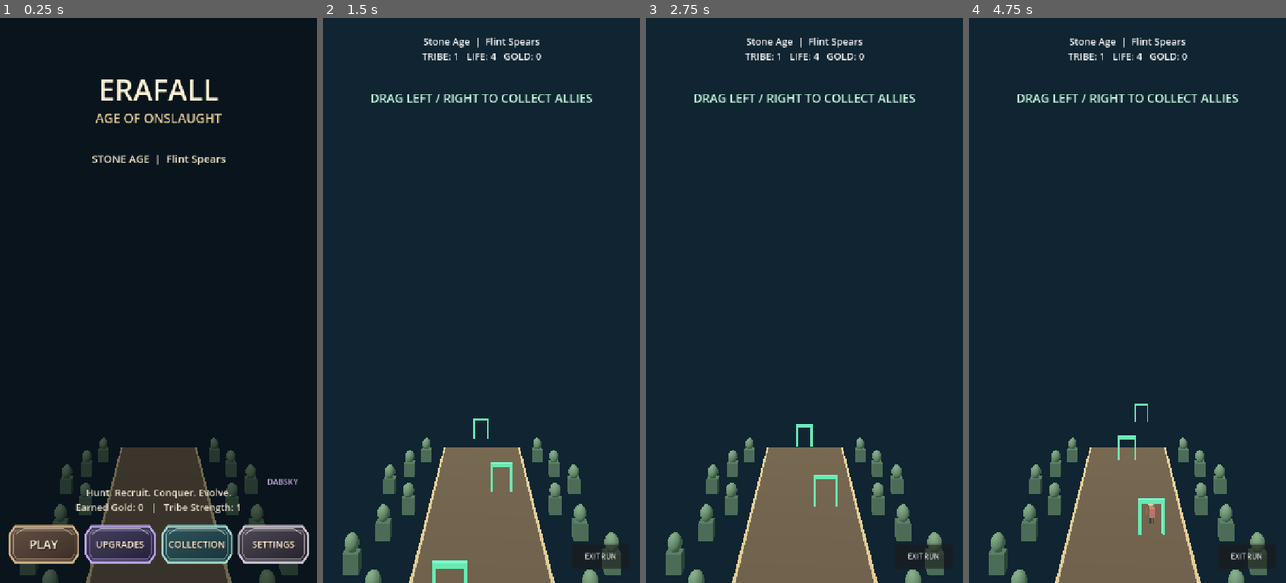
Above: before the commit, frames 1-4 (left to right).
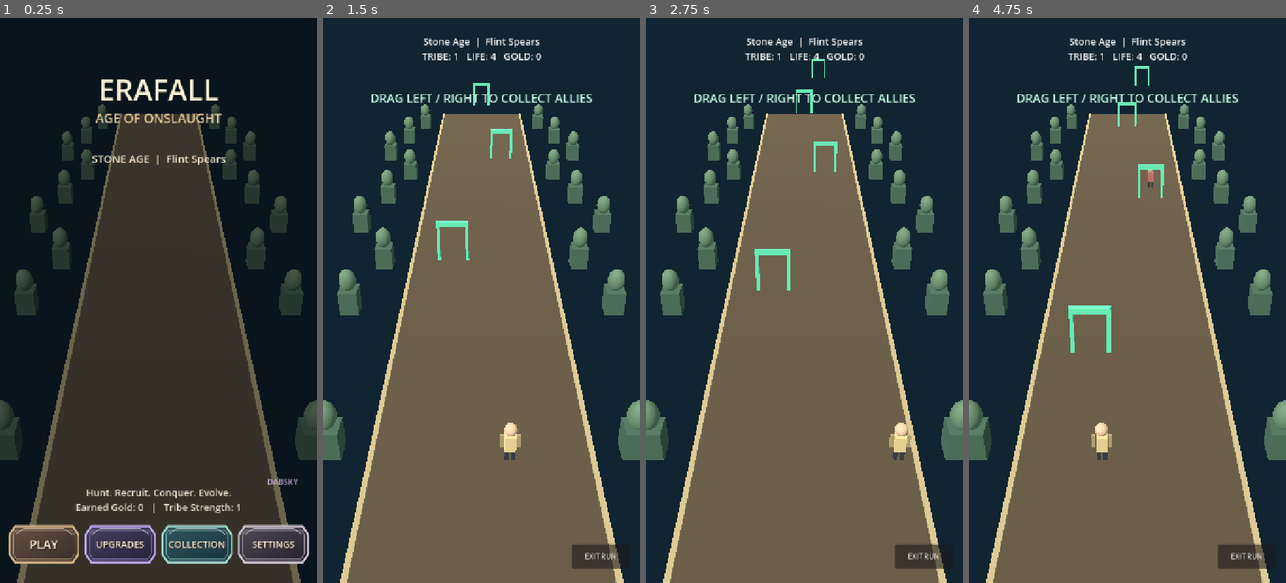
Above: after the commit, the same moments.

Repository: demetrecerrone-star/EraFall-Age-of-Onslaught
Game: Godot game, scene res://scenes/Main.tscn
Two runs of this game, one before a commit and one after it. Both use one fixed random seed, a clock stepped at 60 frames per second and the inputs below.
Inputs (mouse positions are in pixels of both pictures, inside the frame that each line leads up to):
- Up to frame 1 (0.25 s): no input
- Up to frame 2 (1.5 s): click "PLAY" at 0.5 s; move the mouse to (551, 272) at 1.27 s; hold Right from 1.28 s (still down); click (551, 272) at 1.42 s
- Up to frame 3 (2.75 s): release Right at 2 s; drag from (741, 328) to (788, 413) at 2.02 s
- Up to frame 4 (4.75 s): move the mouse to (1159, 176) at 2.77 s; hold Right 2.78-3.5 s; drag from (1111, 413) to (1032, 215) at 3.52 s; move the mouse to (1222, 385) at 4.27 s; hold Left from 4.28 s (still down)

The runs differ from the first frame. In frame 1, 40% of the frame differs, in the area x 0-100%, y 15-100%; in frame 2, 45%, in the area x 0-100%, y 11-100%; in frame 3, 45%; in frame 4, 45%.

Commit message:
Fix EraFall camera horizon by applying look_at after joining scene tree

Diff:
--- a/scripts/Main.gd
+++ b/scripts/Main.gd
@@ -119,11 +119,13 @@
 
     camera = Camera3D.new()
     camera.position = Vector3(0.0, 22.0, 28.0)
-    camera.look_at(Vector3(0.0, 0.0, -8.0), Vector3.UP)
     camera.fov = 51.0
     camera.far = 110.0
     camera.current = true
+    # Node3D.look_at needs an active tree/global transform. Calling it
+    # before add_child leaves the camera facing the horizon on Android.
     add_child(camera)
+    camera.look_at(Vector3(0.0, 0.0, -8.0), Vector3.UP)
 
     arena = Node3D.new()
     arena.name = "LevelObjects"
